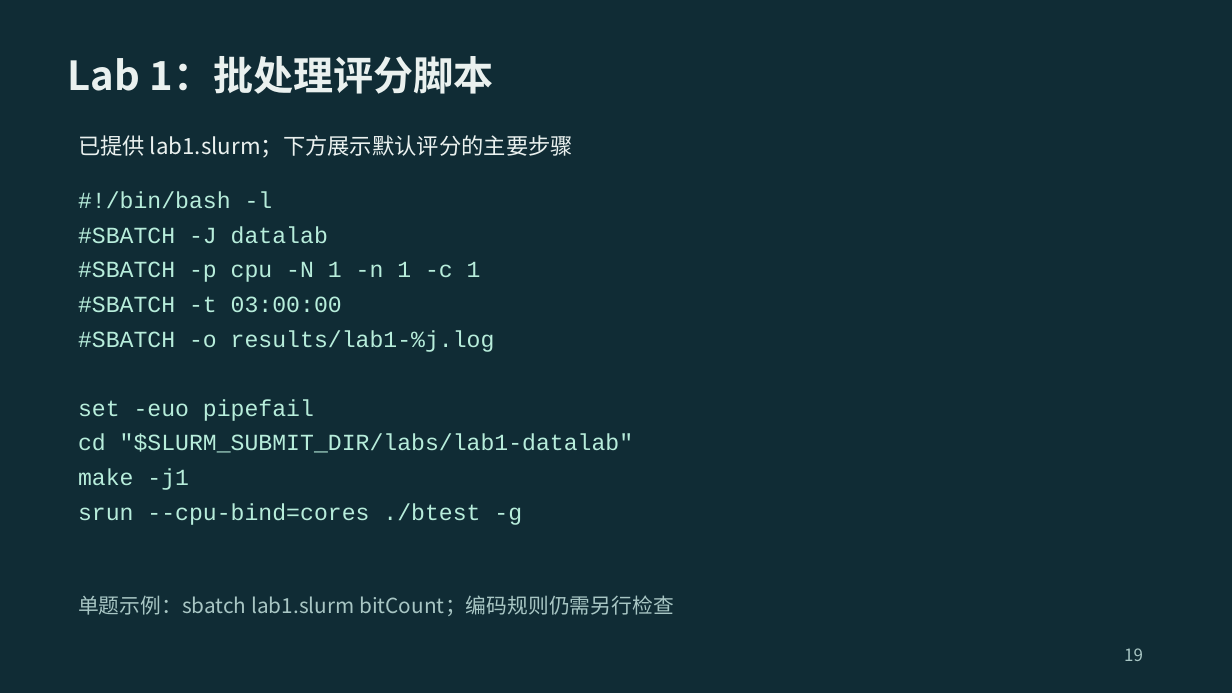
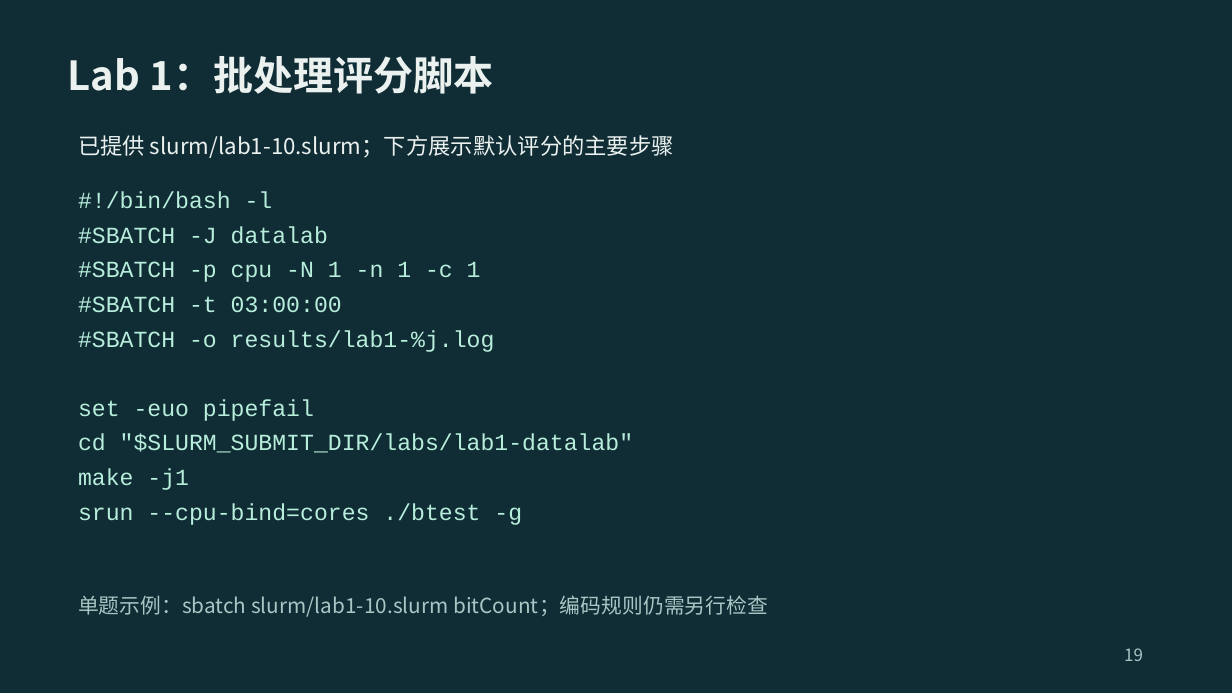
Before and after one commit to 2026-fall-calabs/calabs-2026-fall-starter, a slide deck: slide 19 of docs/交我算平台Lab运行指南-学生版.pptx. Drawn at 1232x693 pixels with LibreOffice and Linux fonts; fonts in the diff are those of the drawing. Boxes give left, top, right and bottom in pixels: in the first picture for what was removed or moved away, otherwise in the second. Text is boxed around its words. In the diff, an @@ line names an element or a change of style, - is before the commit and + after.

Commit message:
refactor: organize Slurm scripts by README section

```diff
--- a/docs/交我算平台Lab运行指南-学生版.pptx
+++ b/docs/交我算平台Lab运行指南-学生版.pptx
@@ text at (78,135,674,158): text changed @@
-已提供 lab1.slurm；下方展示默认评分的主要步骤
+已提供 slurm/lab1-10.slurm；下方展示默认评分的主要步骤
@@ text at (78,595,768,617): text changed @@
-单题示例：sbatch lab1.slurm bitCount；编码规则仍需另行检查
+单题示例：sbatch slurm/lab1-10.slurm bitCount；编码规则仍需另行检查
```
Also in this commit, not shown: 10 other slides changed, 12 other files.
